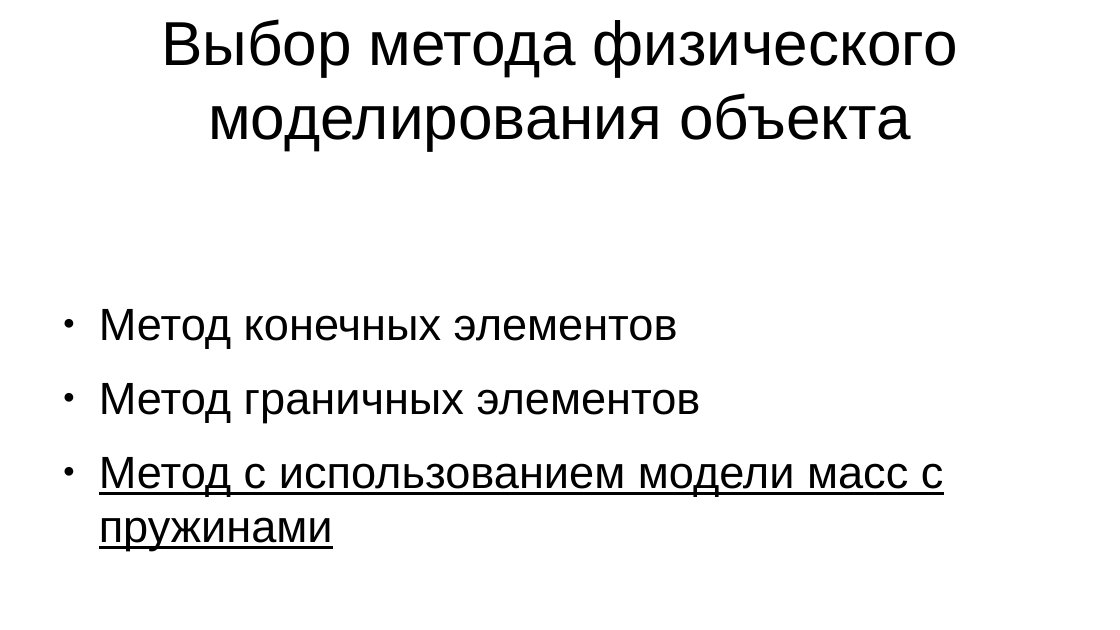
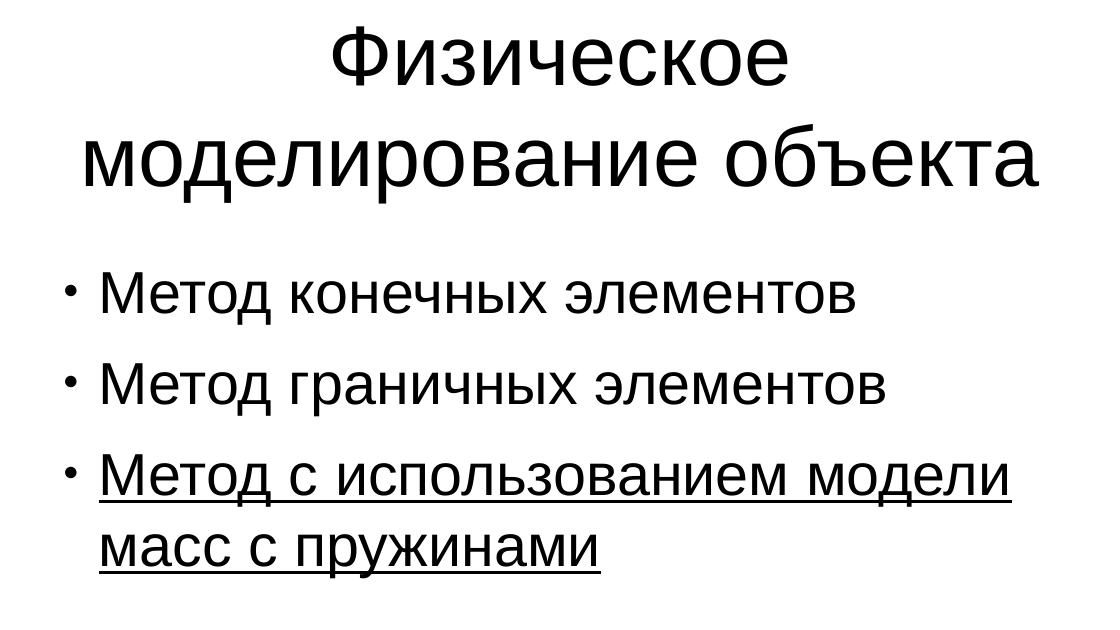
Before and after one commit to agarmirus/slime_toy_course_project, a slide deck: slide 6 of docs/pres/pres.odp. Drawn at 1120x630 pixels with LibreOffice and Linux fonts; fonts in the diff are those of the drawing. Boxes give left, top, right and bottom in pixels: in the first picture for what was removed or moved away, otherwise in the second. Text is boxed around its words. In the diff, an @@ line names an element or a change of style, - is before the commit and + after.

```diff
--- a/docs/pres/pres.odp
+++ b/docs/pres/pres.odp
@@ title at [80, 26, 1040, 201]: text changed; size 44 to 60 pt @@
-Выбор метода физического моделирования объекта
+Физическое моделирование объекта
@@ text "Метод конечных элементов": place and size @@
-text "Метод конечных элементов" at [99, 309, 944, 551]
+text "Метод конечных элементов" at [99, 272, 1012, 577]
@@ text "Метод конечных элементов" at [99, 272, 1012, 577]: size 32 to 42 pt @@
```
Also in this commit, not shown: 13 other slides changed, 12 other files.
